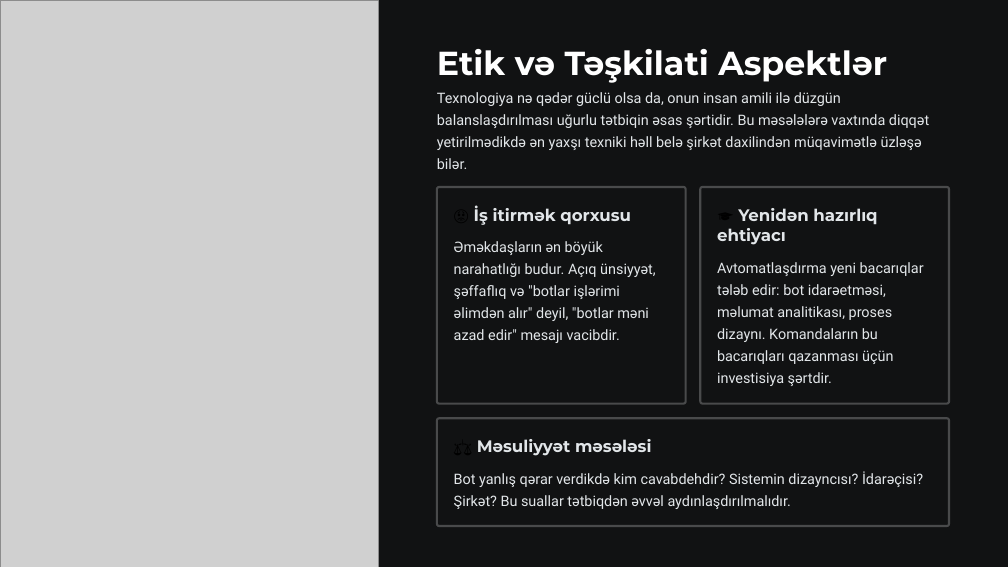
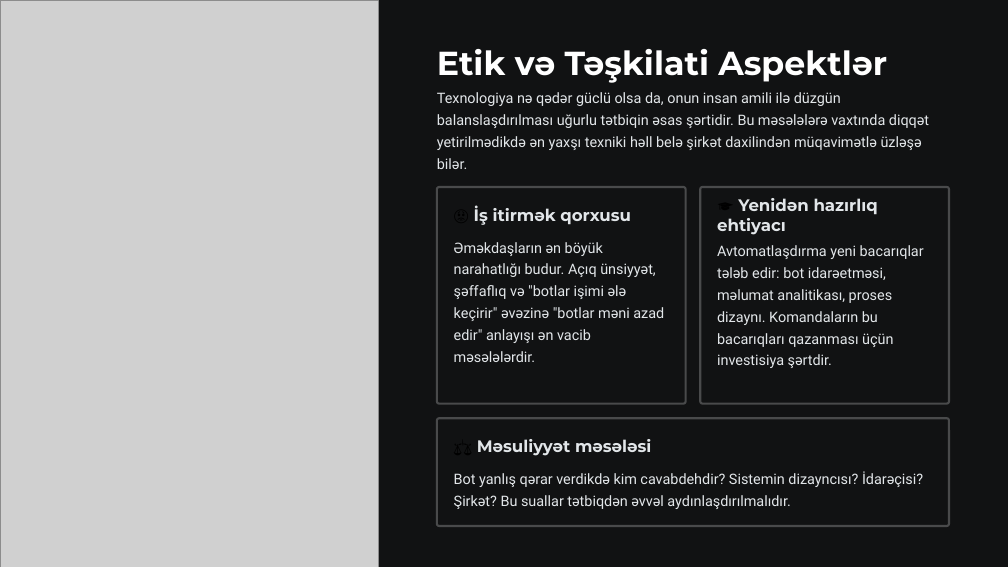
Before and after one commit to oiskenderov/ai-management-course, a slide deck: slide 10 of Seperated/Presentations/L6-Detail-Suni-intellektle-proseslerin-avtomatlasdirilmasi-RPA-AI.pptx. Drawn at 1008x567 pixels with LibreOffice and Linux fonts; fonts in the diff are those of the drawing; grey boxes stand for pictures. Boxes give left, top, right and bottom in pixels: in the first picture for what was removed or moved away, otherwise in the second. Text is boxed around its words. In the diff, an @@ line names an element or a change of style, - is before the commit and + after.

```diff
--- a/Seperated/Presentations/L6-Detail-Suni-intellektle-proseslerin-avtomatlasdirilmasi-RPA-AI.pptx
+++ b/Seperated/Presentations/L6-Detail-Suni-intellektle-proseslerin-avtomatlasdirilmasi-RPA-AI.pptx
@@ text "🎓 Yenidən hazırlıq ehtiyacı": place and size @@
-text "🎓 Yenidən hazırlıq ehtiyacı" at bbox=[717, 208, 877, 245]
+text "🎓 Yenidən hazırlıq ehtiyacı" at bbox=[717, 198, 878, 235]
@@ text "Avtomatlaşdırma yeni bacarıqlar tələb edir: ...": place and size @@
-text "Avtomatlaşdırma yeni bacarıqlar tələb edir: ..." at bbox=[717, 262, 924, 386]
+text "Avtomatlaşdırma yeni bacarıqlar tələb edir: ..." at bbox=[717, 245, 924, 368]
@@ text at bbox=[454, 242, 664, 343]: text changed @@
-Əməkdaşların ən böyük narahatlığı budur. Açıq ünsiyyət, şəffaflıq və "botlar işlərimi əlimdən alır" deyil, "botlar məni azad edir" mesajı vacibdir.
+Əməkdaşların ən böyük narahatlığı budur. Açıq ünsiyyət, şəffaflıq və "botlar işimi ələ keçirir" əvəzinə "botlar məni azad edir" anlayışı ən vacib məsələlərdir.
```
Also in this commit, not shown: 3 other slides changed, 1 other file.
